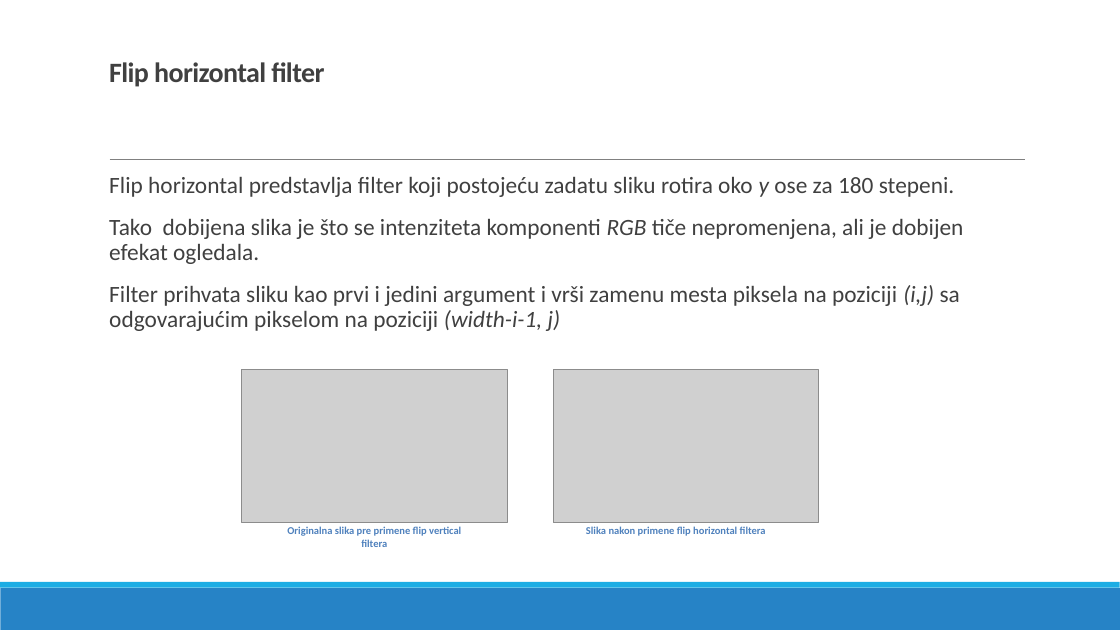
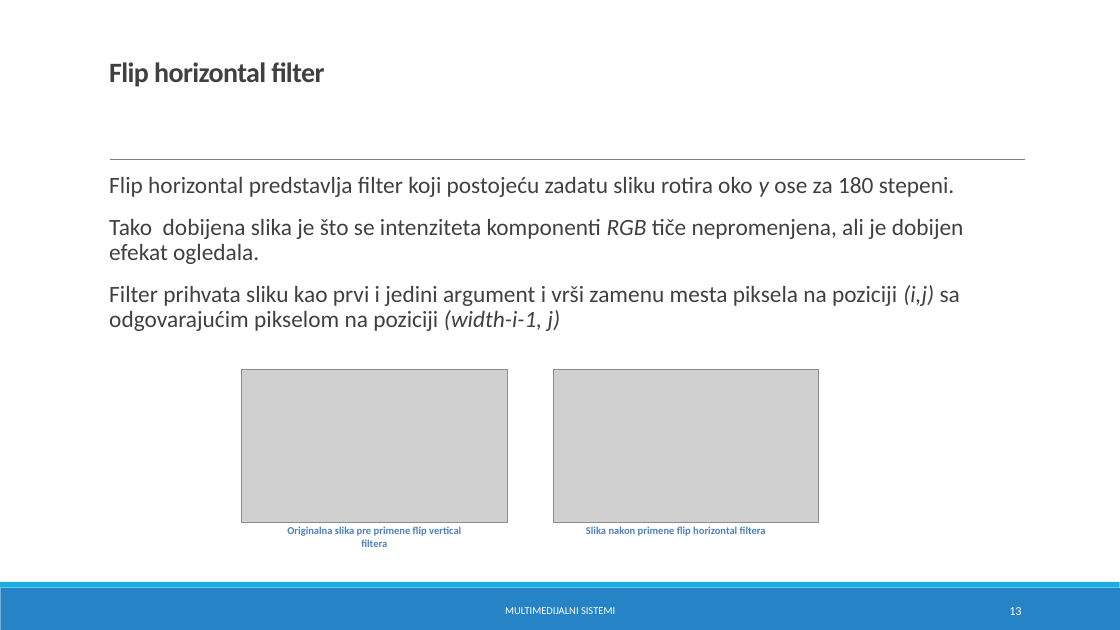
Before and after one commit to mlmilan/Multimedijalni-sistemi, a slide deck: slide 13 of obradaslika.pptx. Drawn at 1120x630 pixels with LibreOffice and Linux fonts; fonts in the diff are those of the drawing; grey boxes stand for pictures. Boxes give left, top, right and bottom in pixels: in the first picture for what was removed or moved away, otherwise in the second. Text is boxed around its words. In the diff, an @@ line names an element or a change of style, - is before the commit and + after.

Commit message:
Added all filters except gama correction hue saturation.

```diff
--- a/obradaslika.pptx
+++ b/obradaslika.pptx
@@ text added at (x1=505, y1=607, x2=615, y2=614), 9 pt, text #FFFFFF @@
+MULTIMEDIJALNI SISTEMI
@@ page number added at (x1=1009, y1=607, x2=1021, y2=615), 10.5 pt, text #FFFFFF @@
+13
```
Also in this commit, not shown: 11 other slides changed, 36 slides added.
